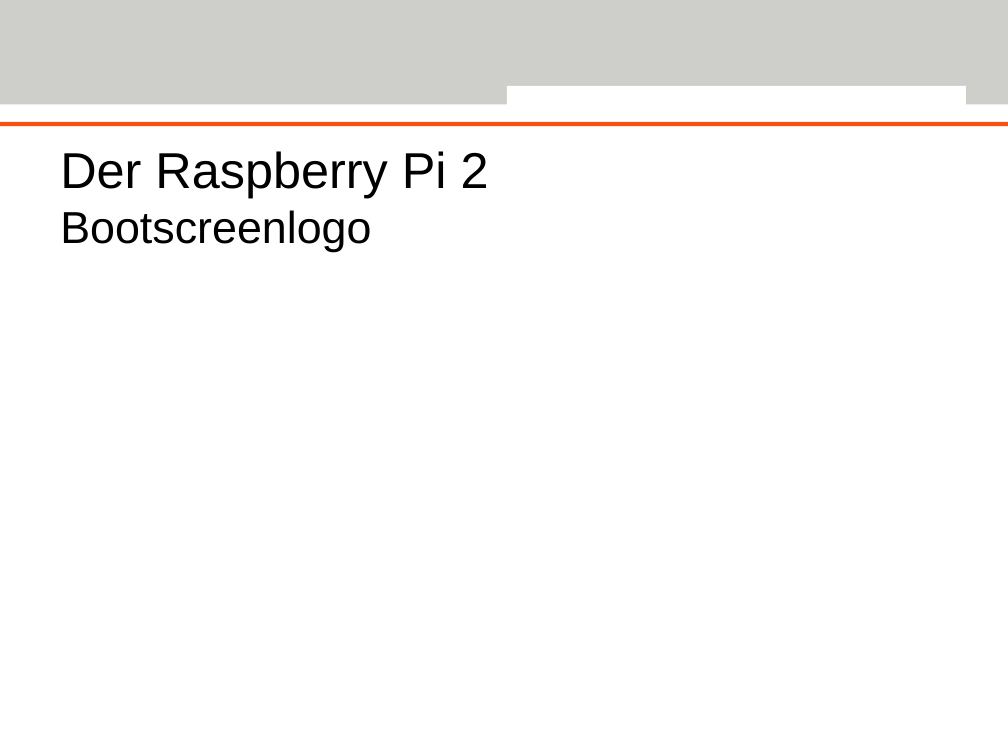
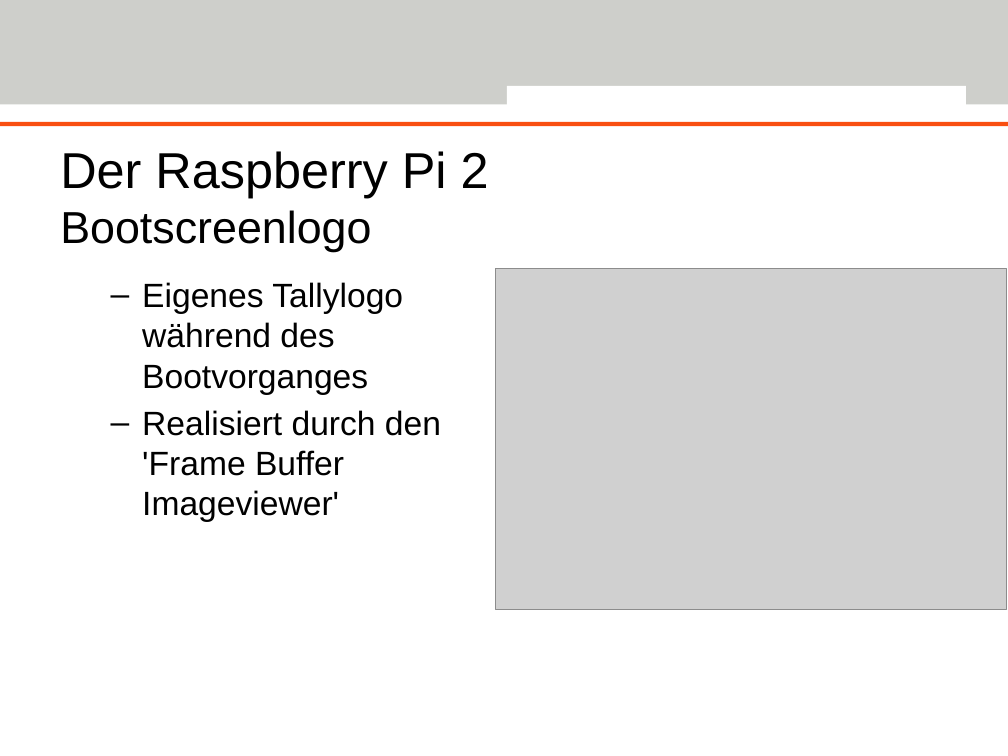
Before and after one commit to Deltachi/Tally_Teamproject, a slide deck: slide 10 of documents/presentation/TallyFinal.pptx (slide 9 before the commit). Drawn at 1008x756 pixels with LibreOffice and Linux fonts; fonts in the diff are those of the drawing; grey boxes stand for pictures; background and template pictures are left out. Boxes give left, top, right and bottom in pixels: in the first picture for what was removed or moved away, otherwise in the second. Text is boxed around its words. In the diff, an @@ line names an element or a change of style, - is before the commit and + after.

Commit message:
FinalTally Presentation fromteammeeting.

```diff
--- a/documents/presentation/TallyFinal.pptx
+++ b/documents/presentation/TallyFinal.pptx
@@ picture added at [496,269,1007,610] @@
@@ text added at [142,282,441,522], 24 pt, text #000000 @@
+  – Eigenes Tallylogo während des Bootvorganges
+  – Realisiert durch den 'Frame Buffer Imageviewer'
```
Also in this commit, not shown: 6 other slides changed, 3 slides added, 1 other file.
